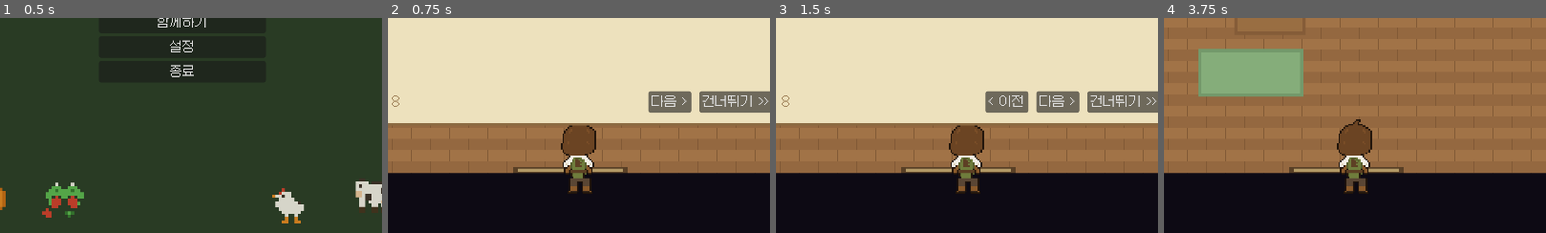
Above: before the commit, frames 1-4 (left to right).
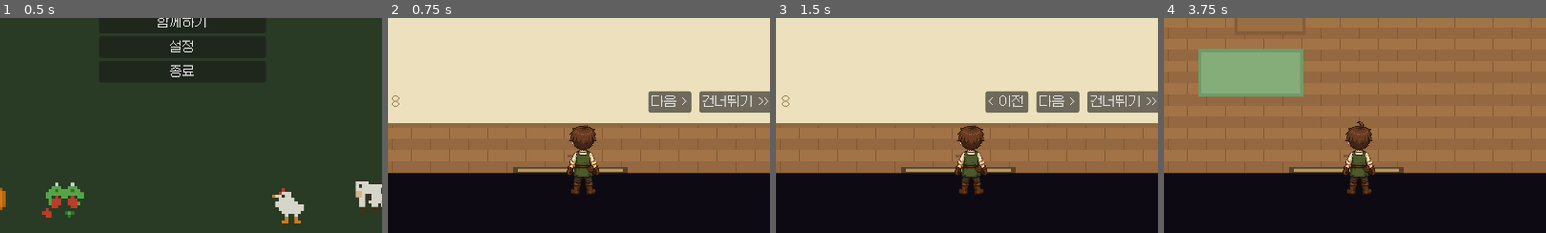
Above: after the commit, the same moments.

Repository: kyojin00/kyojingame
Game: Godot game, scene res://scenes/title.tscn
Two runs of this game, one before a commit and one after it. Both use one fixed random seed, a clock stepped at 60 frames per second and the inputs below.
Inputs:
- Up to frame 1 (0.5 s): no input
- Up to frame 2 (0.75 s): click "새로 시작" at 0.5 s
- Up to frame 3 (1.5 s): click "다음 >" at 1.25 s
- Up to frame 4 (3.75 s): click "< 이전" at 2 s; click "건너뛰기 >>" at 2.75 s; click "시작하기" at 3.5 s
The pictures show only the part of the screen within x 26-76%, y 50-100%; the shares and areas given below are measured in that part.

Frame 1 is identical in both runs. In frame 2, 1.9% of the frame differs, in the area x 45-56%, y 49-83%; in frame 3, 1.9%; in frame 4, 2.0%, in the area x 45-56%, y 47-83%.

Commit message:
M23: 사용자 원본 도트 캐릭터 적용 — 128x192 정규화 + 대기/걷기 3프레임
- game/assets/ref/의 원본 4장(정면/뒷면/옆걷기 AB)을 128x192 격자로 정규화
- 옆 서기·앞/뒤 걷기 프레임을 원본 픽셀 수술로 파생 (총 9텍스처)
- player/remote/cave/interior 스프라이트 로직에 idle 분기 추가, 스케일 0.5
- gen-sprites는 플레이어 프레임 생성 제외 (원본 PNG 덮어쓰기 방지)

Co-Authored-By: Claude Fable 5 <noreply@anthropic.com>
Claude-Session: https://claude.ai/code/session_01G16d56kTH5eNwk3gstTUwt

Diff:
--- a/game/scenes/player.tscn
+++ b/game/scenes/player.tscn
@@ -6,8 +6,8 @@
 script = ExtResource("1_player")
 
 [node name="Sprite" type="Sprite2D" parent="."]
-offset = Vector2(-16, -47)
-scale = Vector2(2, 2)
+offset = Vector2(-64, -188)
+scale = Vector2(0.5, 0.5)
 centered = false
 
 [node name="Camera" type="Camera2D" parent="."]
--- a/game/scripts/cave_ui.gd
+++ b/game/scripts/cave_ui.gd
@@ -41,7 +41,7 @@
 	add_child(canvas)
 	player_sprite = Sprite2D.new()
 	player_sprite.centered = false
-	player_sprite.scale = Vector2(2, 2)
+	player_sprite.scale = Vector2(0.5, 0.5)
 	add_child(player_sprite)
 
 
@@ -340,16 +340,16 @@
 
 
 func _update_sprite() -> void:
-	var frame := (int(anim_time * 6.0) % 2) if moving else 0
+	var suffix := str(int(anim_time * 6.0) % 2) if moving else "idle"
 	var tex_name := ""
 	player_sprite.flip_h = false
 	match pdir:
 		"down":
-			tex_name = "player_down_%d" % frame
+			tex_name = "player_down_" + suffix
 		"up":
-			tex_name = "player_up_%d" % frame
+			tex_name = "player_up_" + suffix
 		_:
-			tex_name = "player_side_%d" % frame
+			tex_name = "player_side_" + suffix
 			player_sprite.flip_h = pdir == "left"
 	player_sprite.texture = main.tex[tex_name]
 	player_sprite.position = ppos + Vector2(-16, -42)
--- a/game/scripts/interior_ui.gd
+++ b/game/scripts/interior_ui.gd
@@ -39,7 +39,7 @@
 
 	player_sprite = Sprite2D.new()
 	player_sprite.centered = false
-	player_sprite.scale = Vector2(2, 2)
+	player_sprite.scale = Vector2(0.5, 0.5)
 	add_child(player_sprite)
 
 
@@ -270,16 +270,16 @@
 
 
 func _update_sprite() -> void:
-	var frame := (int(anim_time * 6.0) % 2) if moving else 0
+	var suffix := str(int(anim_time * 6.0) % 2) if moving else "idle"
 	var tex_name := ""
 	player_sprite.flip_h = false
 	match pdir:
 		"down":
-			tex_name = "player_down_%d" % frame
+			tex_name = "player_down_" + suffix
 		"up":
-			tex_name = "player_up_%d" % frame
+			tex_name = "player_up_" + suffix
 		_:
-			tex_name = "player_side_%d" % frame
+			tex_name = "player_side_" + suffix
 			player_sprite.flip_h = pdir == "left"
 	player_sprite.texture = main.tex[tex_name]
 	player_sprite.position = ppos + Vector2(-16, -47)
--- a/game/scripts/main.gd
+++ b/game/scripts/main.gd
@@ -85,6 +85,7 @@
 const TEXTURE_NAMES := [
 	"player_down_0", "player_down_1", "player_up_0", "player_up_1",
 	"player_side_0", "player_side_1",
+	"player_down_idle", "player_up_idle", "player_side_idle",
 	"crop_sprout", "crop_small", "crop_medium", "withered",
 	"mature_potato", "mature_carrot", "mature_strawberry", "mature_pumpkin",
 	"mature_tomato", "mature_corn", "mature_watermelon",
--- a/game/scripts/player.gd
+++ b/game/scripts/player.gd
@@ -66,15 +66,15 @@
 
 
 func _update_sprite() -> void:
-	var frame := (int(anim_time * 6.0) % 2) if moving else 0
+	var suffix := str(int(anim_time * 6.0) % 2) if moving else "idle"
 	var tex_name := ""
 	sprite.flip_h = false
 	match dir:
 		"down":
-			tex_name = "player_down_%d" % frame
+			tex_name = "player_down_" + suffix
 		"up":
-			tex_name = "player_up_%d" % frame
+			tex_name = "player_up_" + suffix
 		_:
-			tex_name = "player_side_%d" % frame
+			tex_name = "player_side_" + suffix
 			sprite.flip_h = dir == "left"
 	sprite.texture = main.tex[tex_name]
--- a/game/scripts/remote_player.gd
+++ b/game/scripts/remote_player.gd
@@ -13,8 +13,8 @@
 func _ready() -> void:
 	sprite = Sprite2D.new()
 	sprite.centered = false
-	sprite.offset = Vector2(-16, -47)
-	sprite.scale = Vector2(2, 2)
+	sprite.offset = Vector2(-64, -188)
+	sprite.scale = Vector2(0.5, 0.5)
 	sprite.modulate = tint
 	add_child(sprite)
 	target_pos = position
@@ -43,15 +43,15 @@
 
 
 func _update_sprite() -> void:
-	var frame := (int(anim_time * 6.0) % 2) if moving else 0
+	var suffix := str(int(anim_time * 6.0) % 2) if moving else "idle"
 	var tex_name := ""
 	sprite.flip_h = false
 	match dir:
 		"down":
-			tex_name = "player_down_%d" % frame
+			tex_name = "player_down_" + suffix
 		"up":
-			tex_name = "player_up_%d" % frame
+			tex_name = "player_up_" + suffix
 		_:
-			tex_name = "player_side_%d" % frame
+			tex_name = "player_side_" + suffix
 			sprite.flip_h = dir == "left"
 	sprite.texture = main.tex[tex_name]
Binary file added: game/assets/ref/1.png
Not shown, added: game/assets/ref/1.png.import
Binary file added: game/assets/ref/2.png
Not shown, added: game/assets/ref/2.png.import
Binary file added: game/assets/ref/3.png
Not shown, added: game/assets/ref/3.png.import
Binary file added: game/assets/ref/4.png
Not shown, added: game/assets/ref/4.png.import
Binary file changed: game/assets/sprites/player_down_0.png
Binary file changed: game/assets/sprites/player_down_1.png
Binary file added: game/assets/sprites/player_down_idle.png
Not shown, added: game/assets/sprites/player_down_idle.png.import
(and 10 more such lines)
